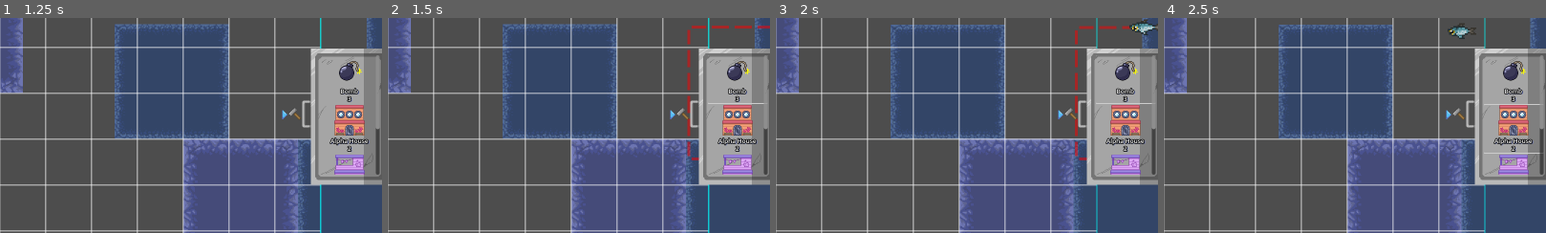
Above: before the commit, frames 1-4 (left to right).
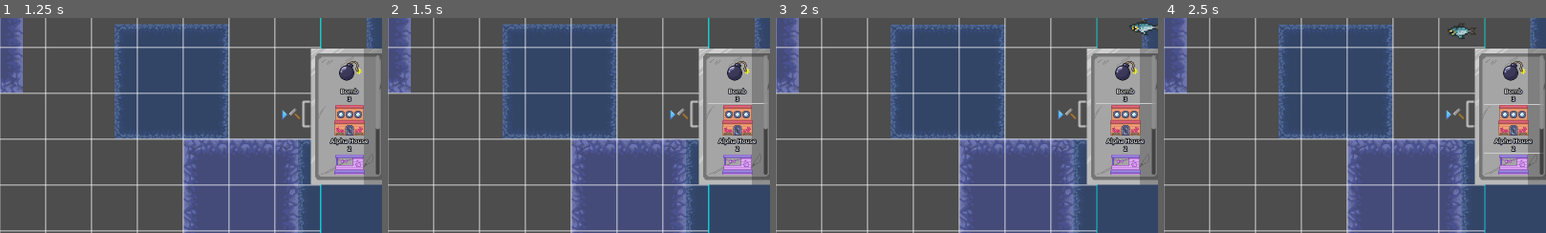
Above: after the commit, the same moments.

Repository: Glue-N-Wrench/built-for-scales
Game: Godot game, scene res://PlayableScenes/MainMenu.tscn
Two runs of this game, one before a commit and one after it. Both use one fixed random seed, a clock stepped at 60 frames per second and the inputs below. The engine's default icon, where the game draws it, is replaced by a stand-in: a white triangle on a blue panel in a dark square.
Inputs:
- Up to frame 1 (1.25 s): click "Start" at 0.5 s
- Up to frame 2 (1.5 s): click "Bomb" at 1.25 s
- Up to frame 3 (2 s): no input
- Up to frame 4 (2.5 s): click "Alpha House" at 2 s
The pictures show only the part of the screen within x 50-100%, y 25-75%; the shares and areas given below are measured in that part.

Frame 1 is identical in both runs. In frame 2, 0.7% of the frame differs, in the area x 78-100%, y 3-67%; in frame 3, 0.6%; in frame 4, nothing differs.

Commit message:
fixed bomb placement

Diff:
--- a/UI/statsUI/bomb.gd
+++ b/UI/statsUI/bomb.gd
@@ -3,7 +3,7 @@
 var bomb = preload("res://Objects/bomb.tscn")
 @onready var tilemap: TileMap = $"/root/MainLevel/Tilemaps/Breakables"
 var distToGround:int = 64
-var offset:Vector2 = Vector2(0,0)
+var offset:Vector2 = Vector2(32,32)
 @onready var bomb_sfx = $"bomb sfx"
 
 func Explode():
Not shown: 1 places in Objects/Houses/Objects/big_house_a.tscn that only renumber resources
Not shown: 1 places in Objects/bomb.tscn that only renumber resources
Not shown: 1 places in PlayableScenes/MainMenu.tscn that only renumber resources
